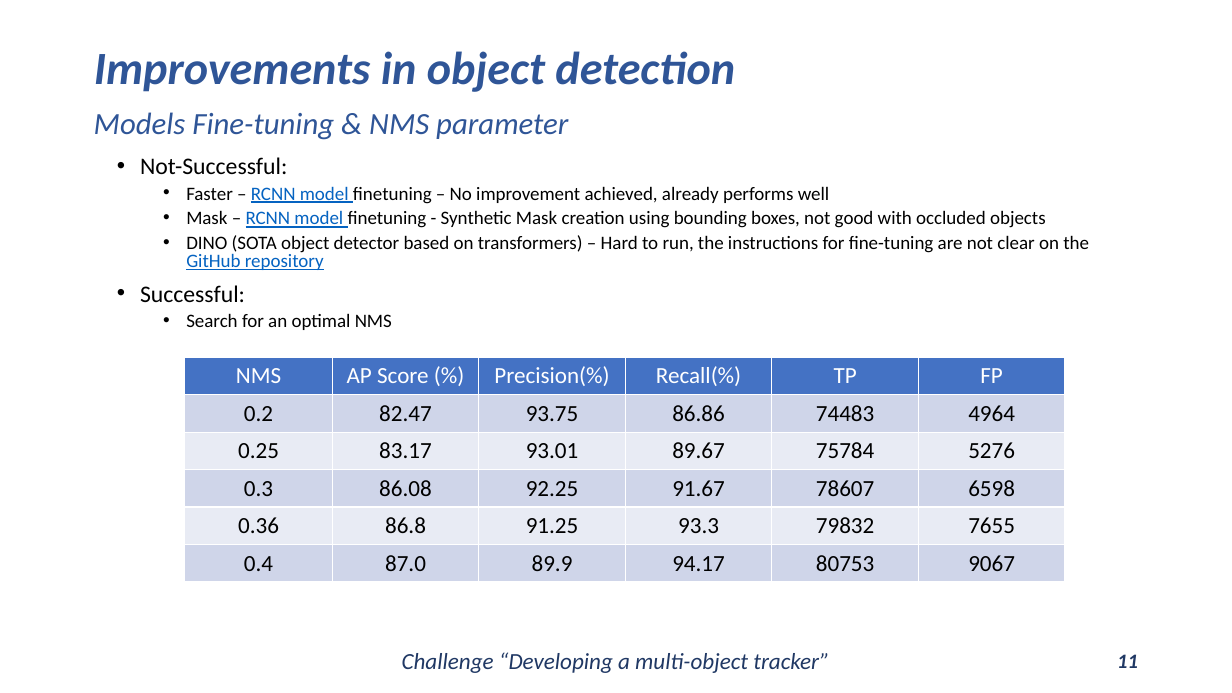
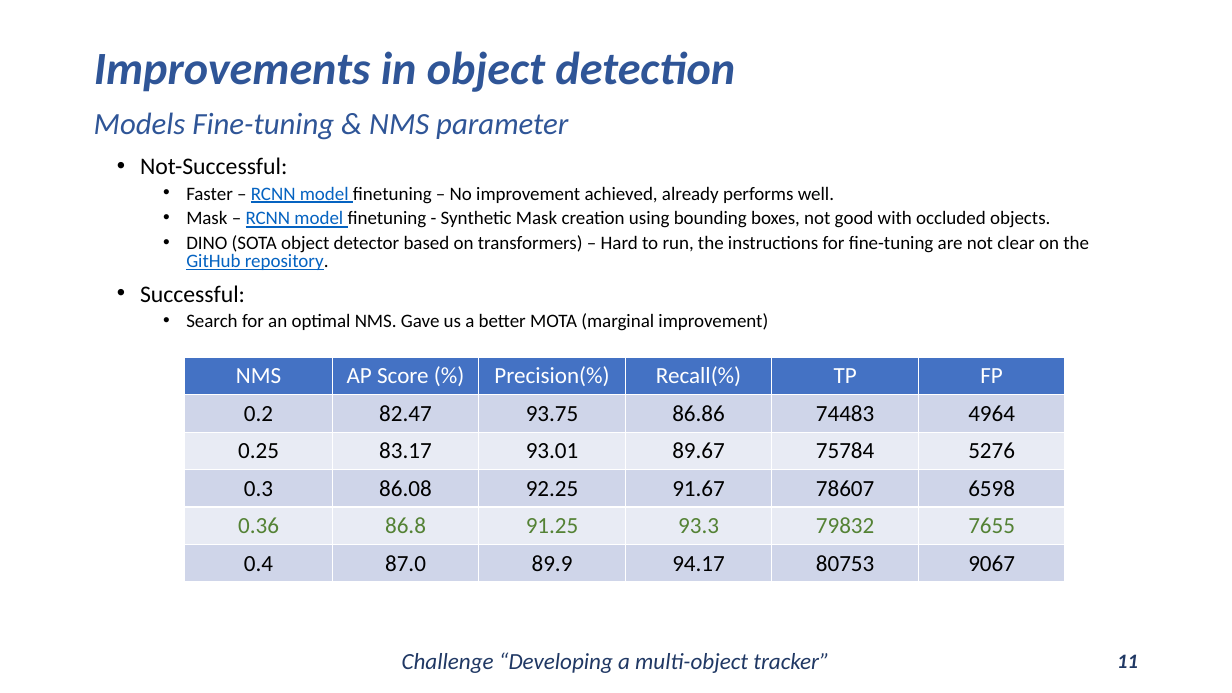
Before and after one commit to Javimh18/DL4VSP, a slide deck: slide 11 of dlvsp_challenge_material/challenge.pptx. Drawn at 1232x693 pixels with LibreOffice and Linux fonts; fonts in the diff are those of the drawing. Boxes give left, top, right and bottom in pixels: in the first picture for what was removed or moved away, otherwise in the second. Text is boxed around its words. In the diff, an @@ line names an element or a change of style, - is before the commit and + after.

```diff
--- a/dlvsp_challenge_material/challenge.pptx
+++ b/dlvsp_challenge_material/challenge.pptx
@@ subtitle at (186,186,1089,270): text changed @@
-  • Faster – RCNN model finetuning – No improvement achieved, already performs well
-  • Mask – RCNN model finetuning - Synthetic Mask creation using bounding boxes, not good with occluded objects
-  • DINO (SOTA object detector based on transformers) – Hard to run, the instructions for fine-tuning are not clear on the GitHub repository
+  • Faster – RCNN model finetuning – No improvement achieved, already performs well.
+  • Mask – RCNN model finetuning - Synthetic Mask creation using bounding boxes, not good with occluded objects.
+  • DINO (SOTA object detector based on transformers) – Hard to run, the instructions for fine-tuning are not clear on the GitHub repository.
@@ subtitle at (186,313,768,331): text changed @@
-  • Search for an optimal NMS
+  • Search for an optimal NMS. Gave us a better MOTA (marginal improvement)
@@ table at (185,358,1067,582) @@
@@ text colour #000000 to #548235 in "0.36", "86.8", "91.25", "93.3" and 2 more places @@
```
Also in this commit, not shown: 6 other slides changed.
